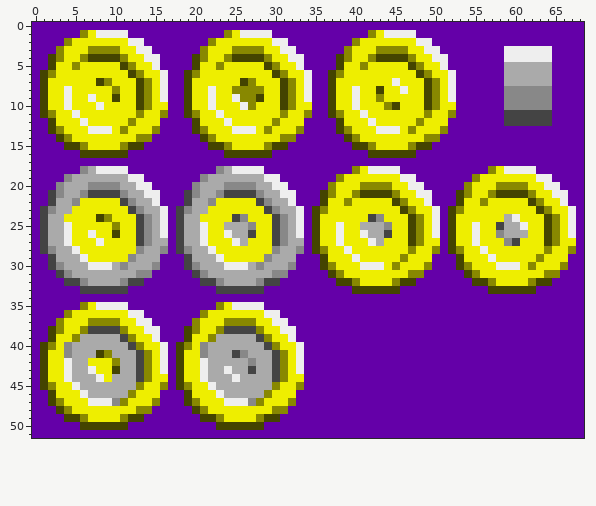
File history of a sprite sheet, stuffs/mct/coins.png. The picture above was drawn from the file before the commit.
The file is 69x52 pixels.
Once edited:
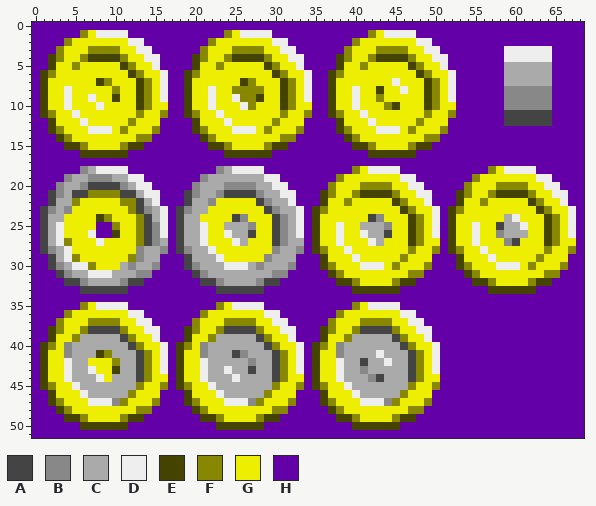
Palette (. is transparent): A #444444  B #888888  C #aaaaaa  D #eeeeee  E #444400  F #888800  G #eeee00  H #6400a8
Difference:
y 19: x 7..9 CCC -> BBB
y 20: x 6..11 CBBBBC -> BAAAAB
y 21: x 5..12 CBAAAABC -> AAFFFFAA
y 22: x 5 B -> F; x 11..13 ABC -> FFA
y 23: x 4 C -> B; x 12..14 ABC -> FAB
y 24: x 13..14 AB -> FA
y 25..26: x 3..4 CD -> DG; x 8..9 GG -> HH; x 13..15 ABC -> FAB
y 27: x 3..4 CD -> DF; x 13..15 ABC -> FAB
y 28: x 4..5 CD -> DG
y 29: x 4..6 CCD -> DFG; x 12..13 BC -> FB
y 30: x 5..12 CCDDDCBC -> DDFGGGCB
y 31: x 7..9 CCC -> DDD
y 35: x 40..45 HHHHHH -> FGDDDD
y 36: x 38..47 HHHHHHHHHH -> FGGGGGGGDD
y 37: x 37..48 HHHHHHHHHHHH -> FGGGFFFFGGDD
y 38: x 36..49 HHHHHHHHHHHHHH -> EFGGFAAAAFGGDD
y 39: x 36..49 HHHHHHHHHHHHHH -> EGGFCCCCCAFGGD
y 40: x 35..50 HHHHHHHHHHHHHHHH -> EFGBCCCCCCCAFGGD
y 41: x 35..50 HHHHHHHHHHHHHHHH -> EGGBCCCCDCCCAFGD
y 42: x 35..50 HHHHHHHHHHHHHHHH -> EGGDCCACCDCCAFGD
y 43: x 35..50 HHHHHHHHHHHHHHHH -> EGGDCCBCCCCCAFGD
y 44: x 35..50 HHHHHHHHHHHHHHHH -> EGGDCCCBACCCAFGG
y 45: x 35..50 HHHHHHHHHHHHHHHH -> EFGGDCCCCCCCFGGF
y 46: x 36..49 HHHHHHHHHHHHHH -> EGGGDCCCCCFGGG
y 47: x 36..49 HHHHHHHHHHHHHH -> EFGGGDDDBFGGGF
y 48: x 37..48 HHHHHHHHHHHH -> EFGGGGGGGGFF
y 49: x 38..47 HHHHHHHHHH -> EEFGGGGFEE
y 50: x 40..45 HHHHHH -> EEEEEE
Changed places in both pictures, as pixel boxes (x1, y1, x2, y2):
changed: (56, 174, 160, 278)
changed: (312, 302, 440, 430)
